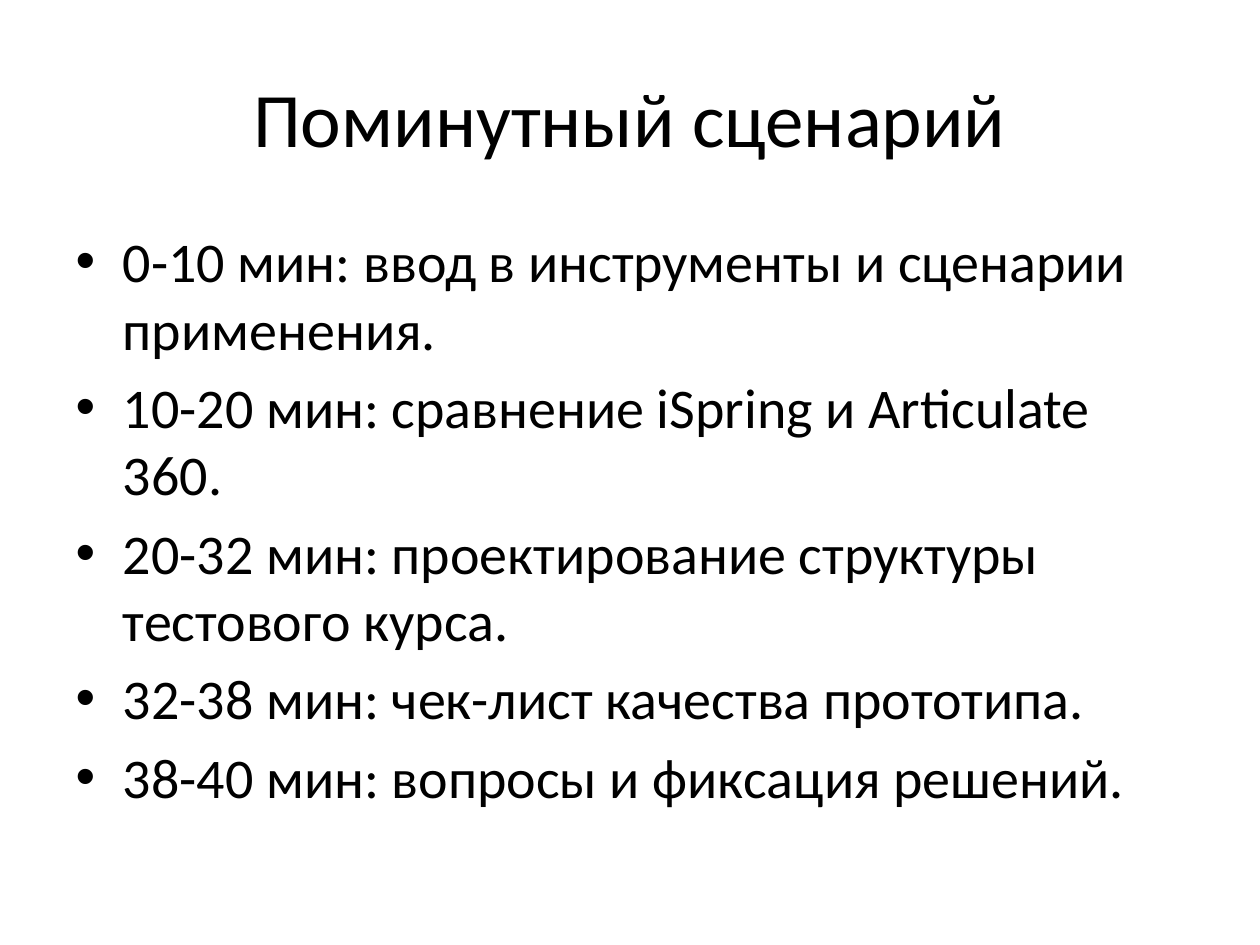
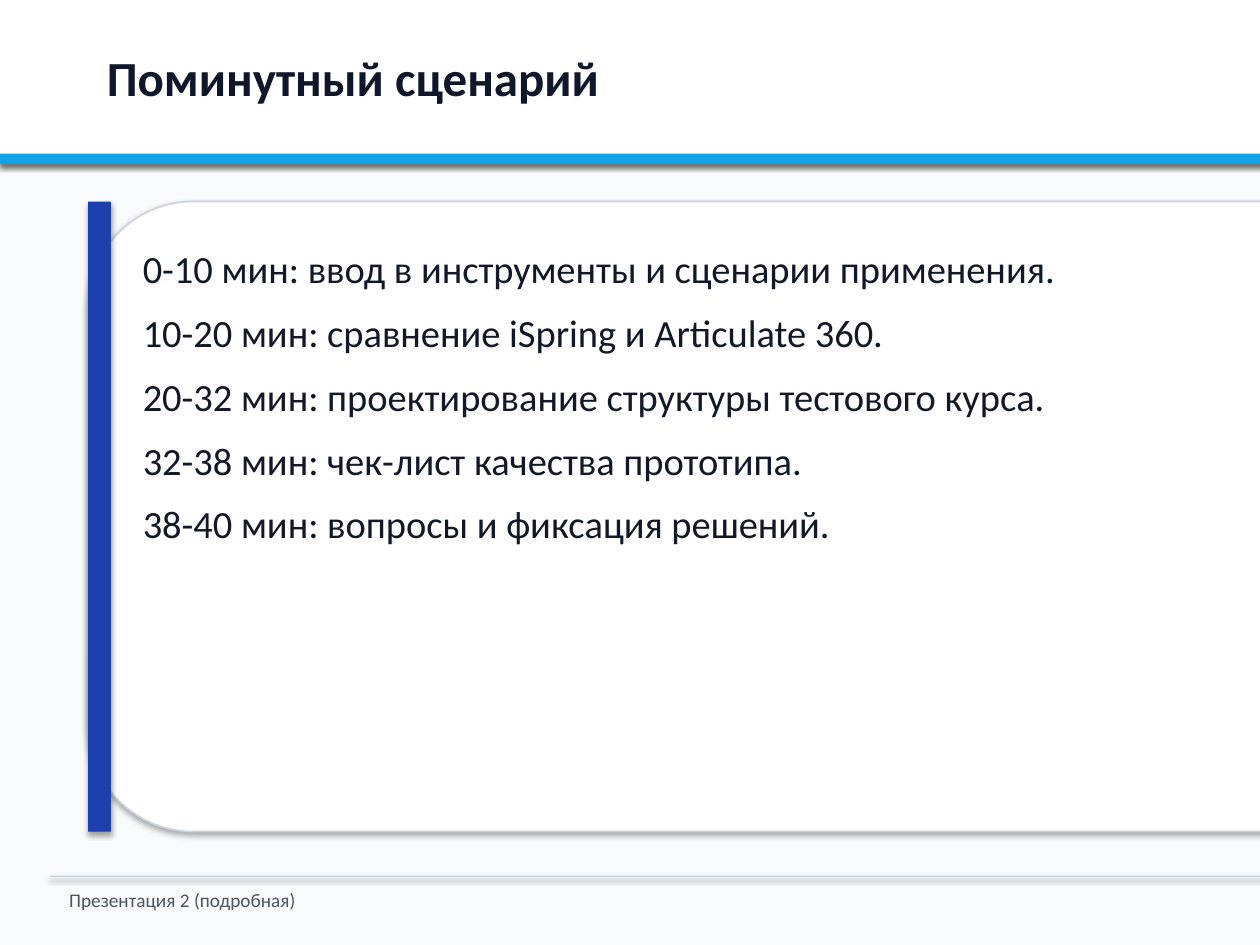
Before and after one commit to NastyaKL95/lms, a slide deck: slide 20 of presentation-topic-2-detailed.pptx. Drawn at 1260x945 pixels with LibreOffice and Linux fonts; fonts in the diff are those of the drawing. Boxes give left, top, right and bottom in pixels: in the first picture for what was removed or moved away, otherwise in the second. Text is boxed around its words. In the diff, an @@ line names an element or a change of style, - is before the commit and + after.

```diff
--- a/presentation-topic-2-detailed.pptx
+++ b/presentation-topic-2-detailed.pptx
@@ background #FFFFFF to #F8FAFC @@
@@ rectangle added at box(0, 0, 1260, 164), fill #FFFFFF @@
@@ text "Поминутный сценарий": place and size @@
-text "Поминутный сценарий" at box(253, 95, 1005, 160)
+text "Поминутный сценарий" at box(107, 62, 599, 104)
@@ text "Поминутный сценарий" at box(107, 62, 599, 104): size 44 to 28 pt, text colour #000000 to #0F172A, bold on; alignment centre to left; vertical alignment middle to top @@
@@ rectangle added at box(0, 154, 1260, 164), fill #0EA5E9 @@
@@ rounded rectangle added at box(88, 202, 1260, 832), fill #FFFFFF, outline #CBD5E1 1 pt @@
@@ rectangle added at box(88, 202, 111, 832), fill #1E40AF @@
@@ text "0-10 мин: ввод в инструменты ...": place and size @@
-text "0-10 мин: ввод в инструменты ..." at box(123, 245, 1126, 808)
+text "0-10 мин: ввод в инструменты ..." at box(143, 258, 1055, 545)
@@ text "0-10 мин: ввод в инструменты ..." at box(143, 258, 1055, 545): size 32 to 22 pt, text colour #000000 to #111827; bullet • to none; more space between paragraphs @@
@@ rectangle added at box(50, 876, 1260, 877), fill #CBD5E1 @@
@@ text added at box(69, 893, 295, 910), 11 pt, text #4B5563 @@
+Презентация 2 (подробная)
```
Also in this commit, not shown: 26 other slides changed, 1 slide added, 1 slide removed, 2 other files.
